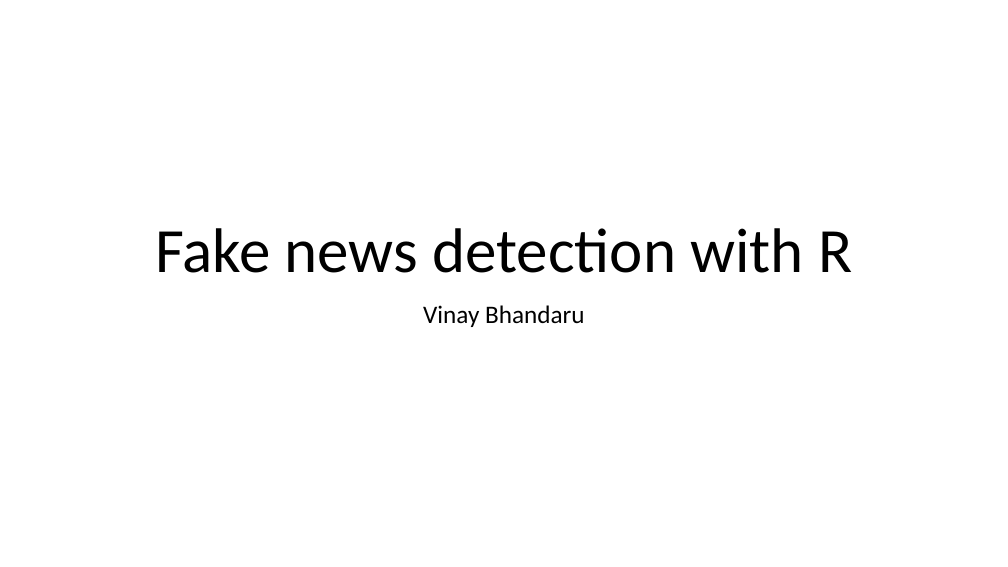
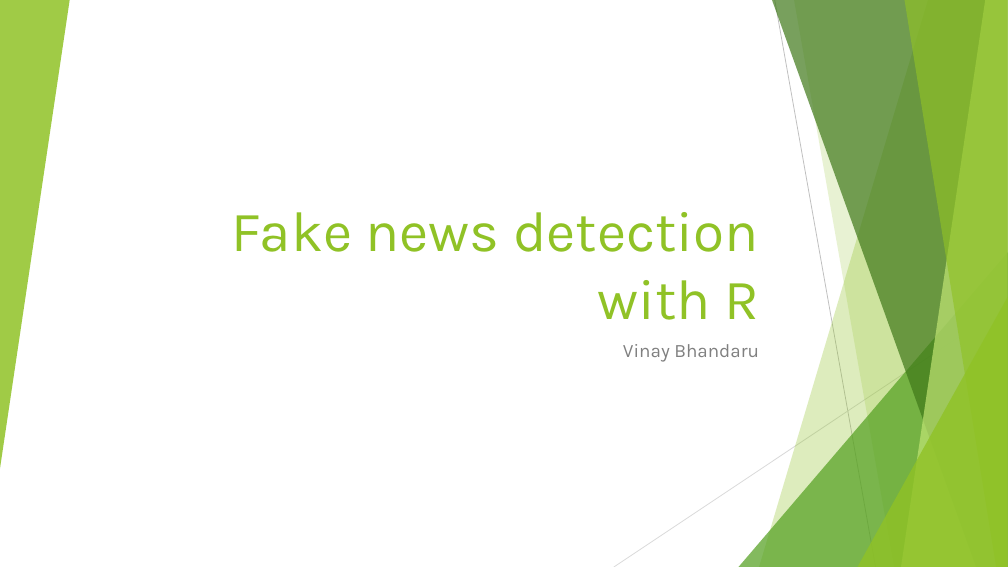
Before and after one commit to gwustudent123/csci_6221, a slide deck: slide 1 of Demo/Fake news detection with R.pptx. Drawn at 1008x567 pixels with LibreOffice and Linux fonts; fonts in the diff are those of the drawing. Boxes give left, top, right and bottom in pixels: in the first picture for what was removed or moved away, otherwise in the second. Text is boxed around its words. In the diff, an @@ line names an element or a change of style, - is before the commit and + after.

```diff
--- a/Demo/Fake news detection with R.pptx
+++ b/Demo/Fake news detection with R.pptx
@@ group added at <box>0,0,1008,567</box>: 5 freeform shapes, 3 triangles, 2 lines @@
@@ title "Fake news detection with R": place and size @@
-title "Fake news detection with R" at <box>155,228,852,273</box>
+title "Fake news detection with R" at <box>232,212,759,320</box>
@@ title "Fake news detection with R" at <box>232,212,759,320</box>: size 60 to 54 pt, font Calibri to Karla, text colour #000000 to #90C226; alignment centre to right; line spacing 0.9 to 1 @@
@@ subtitle "Vinay Bhandaru": place and size @@
-subtitle "Vinay Bhandaru" at <box>423,305,585,327</box>
+subtitle "Vinay Bhandaru" at <box>623,344,759,362</box>
@@ subtitle "Vinay Bhandaru" at <box>623,344,759,362</box>: size 24 to 18 pt, font Calibri to Karla, text colour #000000 to #808080; alignment centre to right; line spacing 0.9 to 1 @@
```
Also in this commit, not shown: 6 other slides changed.
